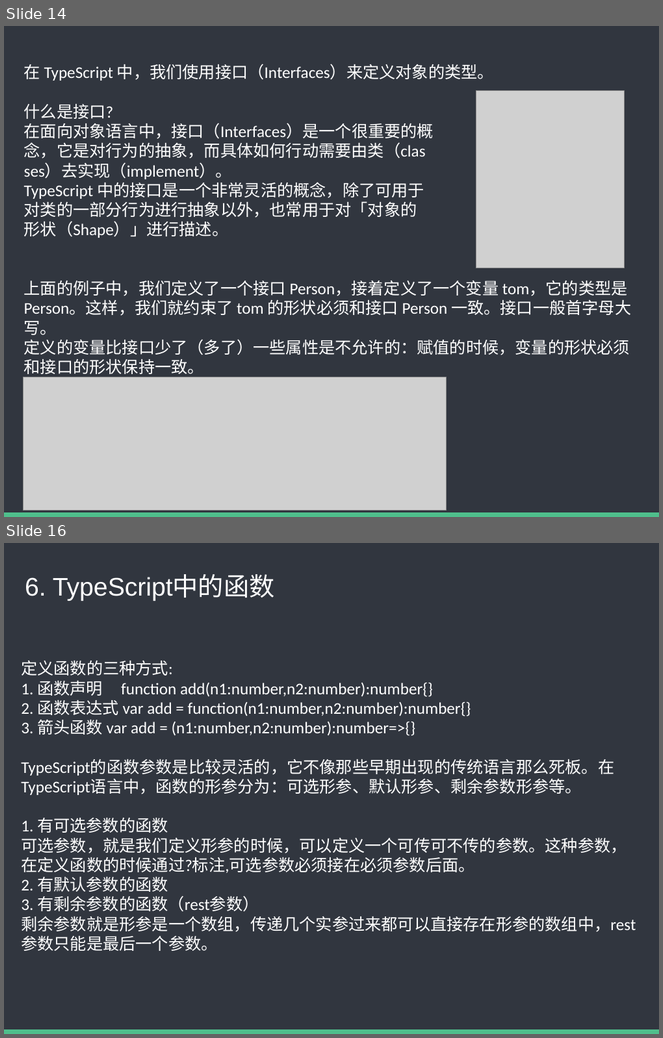
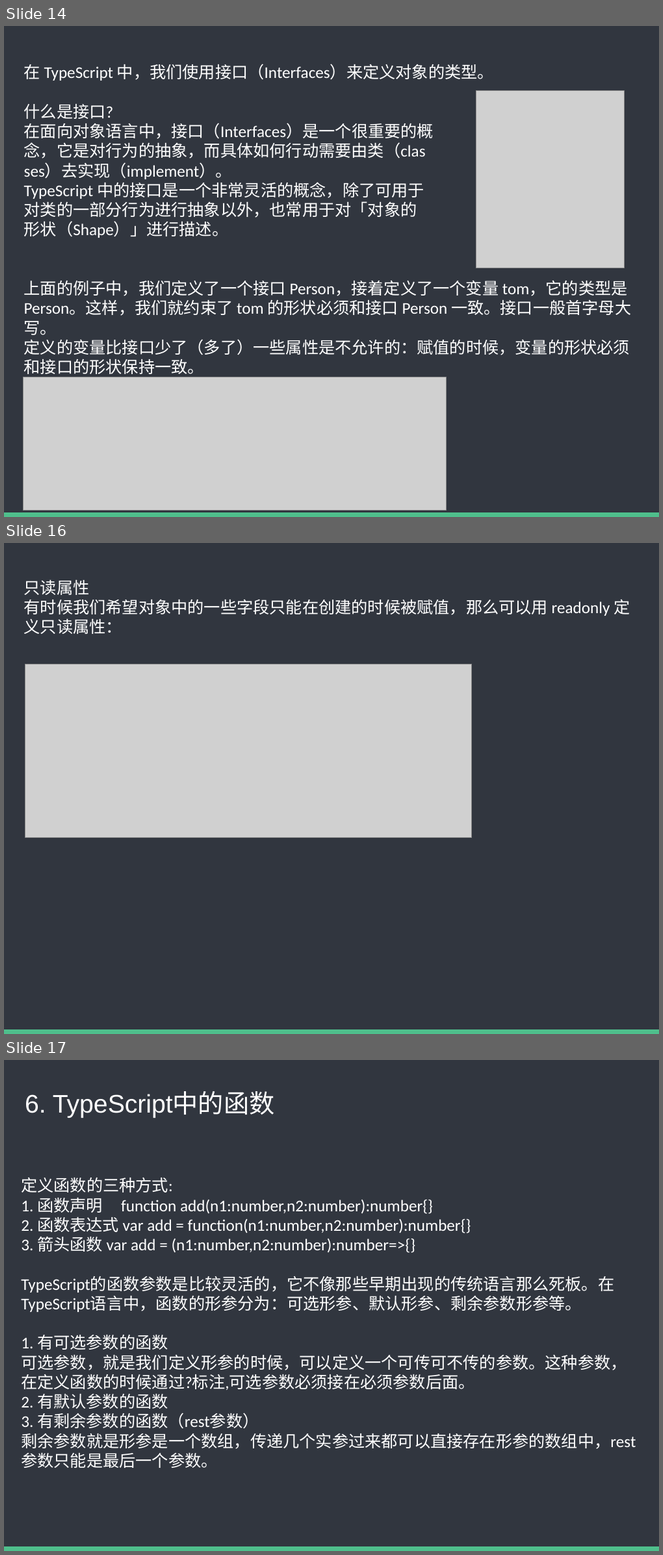
Before and after one commit to baixiaoyu2997/typescript-share, a slide deck: TS内部分享.pptx. Shown one above the other, each under a label of ours: slides 14 and 16 before the commit, slides 14, 16 and 17 after it; the slides between them are not shown. The pictures are 663x1038 and 663x1555 pixels, drawn with LibreOffice and Linux fonts; fonts in the diff are those of the drawing; grey boxes stand for pictures. Boxes give left, top, right and bottom in pixels: in the first picture for what was removed or moved away, otherwise in the second. Text is boxed around its words. In the diff, an @@ line names an element or a change of style, - is before the commit and + after.

```diff
--- a/TS内部分享.pptx
+++ b/TS内部分享.pptx
@@ slide 16 added at (4, 543, 659, 1034), background #FFFFFF; not listed: 2 template elements that a slide beside it also shows @@
@@ text added at (24, 580, 630, 634), 18 pt, text #FFFFFF @@
+只读属性
+有时候我们希望对象中的一些字段只能在创建的时候被赋值，那么可以用 readonly 定义只读属性：
@@ picture added at (25, 664, 472, 839) @@
@@ what was slide 16 is now slide 17 @@
```
Also in this commit, not shown: 3 slides changed, 3 other files.
